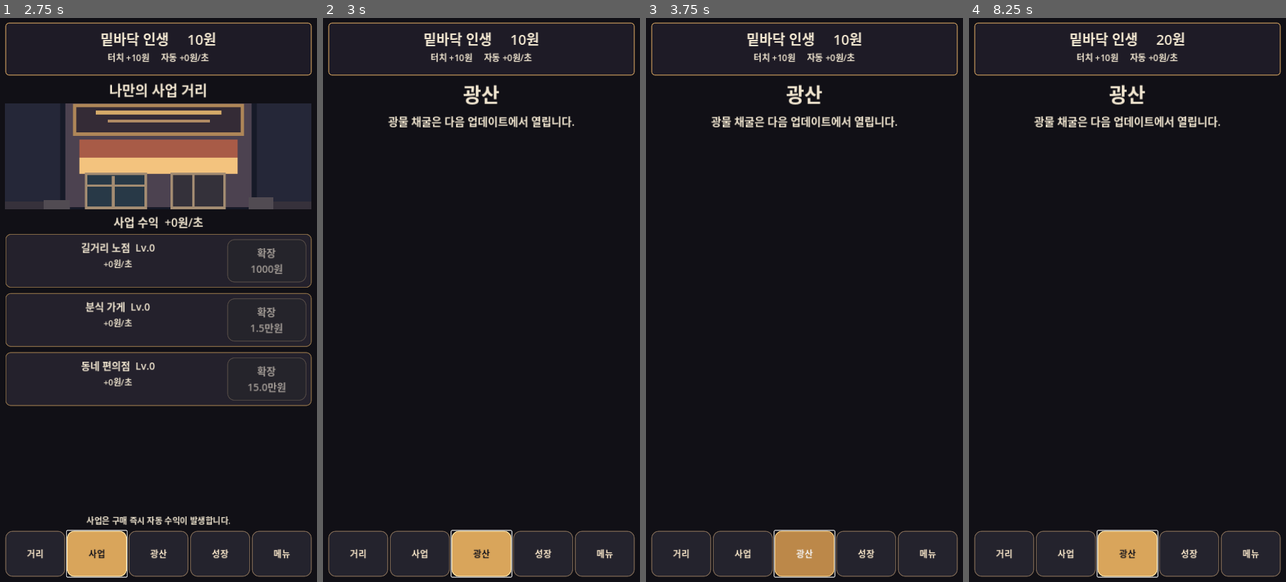
Above: before the commit, frames 1-4 (left to right).
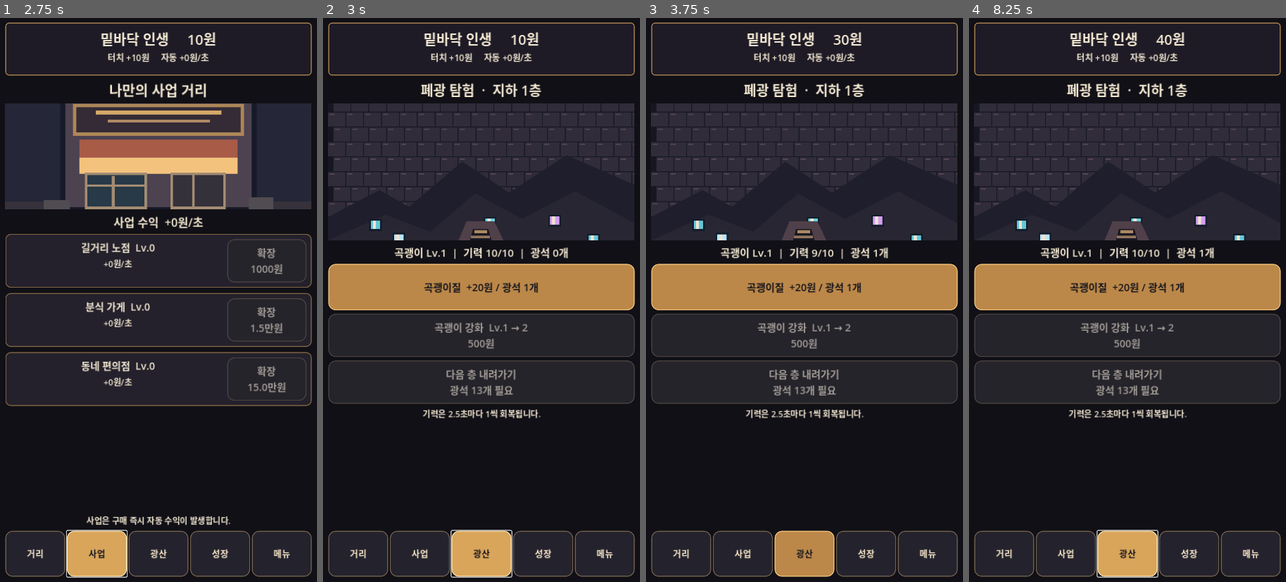
Above: after the commit, the same moments.

Repository: sungpil987/BottomLife-Reborn
Game: Godot game, scene res://scenes/Main.tscn
Two runs of this game, one before a commit and one after it. Both use one fixed random seed, a clock stepped at 60 frames per second and the inputs below.
Inputs (mouse positions are in pixels of both pictures, inside the frame that each line leads up to):
- Up to frame 1 (2.75 s): click (158, 254) at 0.5 s; click "거리" at 1.25 s; click "사업" at 2 s
- Up to frame 2 (3 s): click "광산" at 2.75 s
- Up to frame 3 (3.75 s): click (804, 288) at 3.5 s, where only the run after the commit has a clickable "곡괭이질 +20원 / 광석 1개"
- Up to frame 4 (8.25 s): click "성장" at 4.25 s; click "메뉴" at 5 s; click "거리" at 5.75 s; click (1127, 254) at 6.5 s; click "사업" at 7.25 s; click "광산" at 8 s

Frame 1 is identical in both runs. In frame 2, 28% of the frame differs, in the area x 1-99%, y 11-72%; in frame 3, 28%, in the area x 1-99%, y 3-100%; in frame 4, 28%.

Commit message:
v1.2 implement playable mine with digging energy ore upgrades depth progression and persistent save

Diff:
--- a/scripts/main.gd
+++ b/scripts/main.gd
@@ -5,6 +5,13 @@
 var tap_level: int = 1
 var auto_level: int = 0
 var business_levels: Array[int] = [0, 0, 0]
+var mine_depth: int = 1
+var pickaxe_level: int = 1
+var ore: int = 0
+var mine_energy: float = 10.0
+var mine_buttons: Array[Button] = []
+var mine_status: Label
+const MINE_MAX_ENERGY := 10.0
 const BUSINESS_NAMES := ["길거리 노점", "분식 가게", "동네 편의점"]
 const BUSINESS_BASE_COST := [1000.0, 15000.0, 150000.0]
 const BUSINESS_BASE_INCOME := [12.0, 95.0, 780.0]
@@ -35,6 +42,9 @@
 	money += total_auto_income() * delta
 	save_clock += delta
 	idle_time += delta
+	mine_energy = minf(MINE_MAX_ENERGY, mine_energy + delta * 0.4)
+	if is_instance_valid(mine_status):
+		mine_status.text = "곡괭이 Lv.%d  |  기력 %d/10  |  광석 %d개" % [pickaxe_level, int(mine_energy), ore]
 	if save_clock >= 10.0:
 		save_clock = 0.0
 		save_game()
@@ -60,11 +70,14 @@
 		if saved_business is Array:
 			for i in range(mini(3, saved_business.size())):
 				business_levels[i] = clampi(int(saved_business[i]), 0, 100000)
+		mine_depth = maxi(1, int(data.get("mine_depth", 1)))
+		pickaxe_level = maxi(1, int(data.get("pickaxe_level", 1)))
+		ore = maxi(0, int(data.get("ore", 0)))
 
 func save_game() -> void:
 	var file := FileAccess.open(SAVE_PATH, FileAccess.WRITE)
 	if file != null:
-		file.store_string(JSON.stringify({"money": money, "tap_level": tap_level, "auto_level": auto_level, "business_levels": business_levels}))
+		file.store_string(JSON.stringify({"money": money, "tap_level": tap_level, "auto_level": auto_level, "business_levels": business_levels, "mine_depth": mine_depth, "pickaxe_level": pickaxe_level, "ore": ore}))
 
 func make_label(value: String, size: int = 27) -> Label:
 	var label := Label.new()
@@ -100,6 +113,13 @@
 	button.add_theme_color_override("font_hover_color", Color("#16151b") if gold else Color("#ffffff"))
 
 func refresh_upgrade_buttons() -> void:
+	if mine_buttons.size() == 3:
+		if is_instance_valid(mine_buttons[0]):
+			mine_buttons[0].disabled = mine_energy < 1.0
+		if is_instance_valid(mine_buttons[1]):
+			mine_buttons[1].disabled = money < mine_upgrade_cost()
+		if is_instance_valid(mine_buttons[2]):
+			mine_buttons[2].disabled = ore < mine_depth_cost()
 	for i in range(business_buttons.size()):
 		if is_instance_valid(business_buttons[i]):
 			business_buttons[i].disabled = money < business_cost(i)
@@ -218,6 +238,69 @@
 		business_buttons.append(button)
 	content.add_child(make_label("사업은 구매 즉시 자동 수익이 발생합니다.", 19))
 
+func mine_upgrade_cost() -> float:
+	return 500.0 * pow(1.65, pickaxe_level - 1)
+
+func mine_depth_cost() -> int:
+	return 8 + mine_depth * 5
+
+func mine_dig() -> void:
+	if mine_energy < 1.0:
+		return
+	mine_energy -= 1.0
+	var reward := float(20 * pickaxe_level * mine_depth)
+	money += reward
+	ore += pickaxe_level
+	save_game()
+	refresh()
+
+func mine_upgrade_pickaxe() -> void:
+	var cost := mine_upgrade_cost()
+	if money < cost:
+		return
+	money -= cost
+	pickaxe_level += 1
+	save_game()
+	refresh()
+
+func mine_go_deeper() -> void:
+	var cost := mine_depth_cost()
+	if ore < cost:
+		return
+	ore -= cost
+	mine_depth += 1
+	save_game()
+	refresh()
+
+func build_mine() -> void:
+	content.add_child(make_label("폐광 탐험  ·  지하 %d층" % mine_depth, 31))
+	var art := TextureRect.new()
+	art.texture = load("res://assets/mine_cave.svg")
+	art.expand_mode = TextureRect.EXPAND_IGNORE_SIZE
+	art.stretch_mode = TextureRect.STRETCH_KEEP_ASPECT_COVERED
+	art.custom_minimum_size.y = 310
+	content.add_child(art)
+	mine_status = make_label("", 24)
+	content.add_child(mine_status)
+	var dig := make_button("곡괭이질  +%s원 / 광석 %d개" % [number(float(20 * pickaxe_level * mine_depth)), pickaxe_level])
+	dig.custom_minimum_size.y = 105
+	decorate_button(dig, true)
+	dig.disabled = mine_energy < 1.0
+	dig.pressed.connect(mine_dig)
+	content.add_child(dig)
+	mine_buttons.append(dig)
+	var pick := make_button("곡괭이 강화  Lv.%d → %d\n%s원" % [pickaxe_level, pickaxe_level + 1, number(mine_upgrade_cost())])
+	pick.disabled = money < mine_upgrade_cost()
+	pick.pressed.connect(mine_upgrade_pickaxe)
+	content.add_child(pick)
+	mine_buttons.append(pick)
+	var deeper := make_button("다음 층 내려가기\n광석 %d개 필요" % mine_depth_cost())
+	deeper.disabled = ore < mine_depth_cost()
+	deeper.pressed.connect(mine_go_deeper)
+	content.add_child(deeper)
+	mine_buttons.append(deeper)
+	content.add_child(make_label("기력은 2.5초마다 1씩 회복됩니다.", 19))
+
 func refresh_header() -> void:
 	if header == null:
 		return
@@ -235,6 +318,8 @@
 
 func refresh() -> void:
 	business_buttons.clear()
+	mine_buttons.clear()
+	mine_status = null
 	hero_sprite = null
 	tap_cost_label = null
 	auto_cost_label = null
@@ -252,7 +337,7 @@
 		1:
 			build_business()
 		2:
-			build_placeholder("광산", "광물 채굴은 다음 업데이트에서 열립니다.")
+			build_mine()
 		3:
 			build_placeholder("성장", "캐릭터 성장 콘텐츠 준비 중")
 		4:
